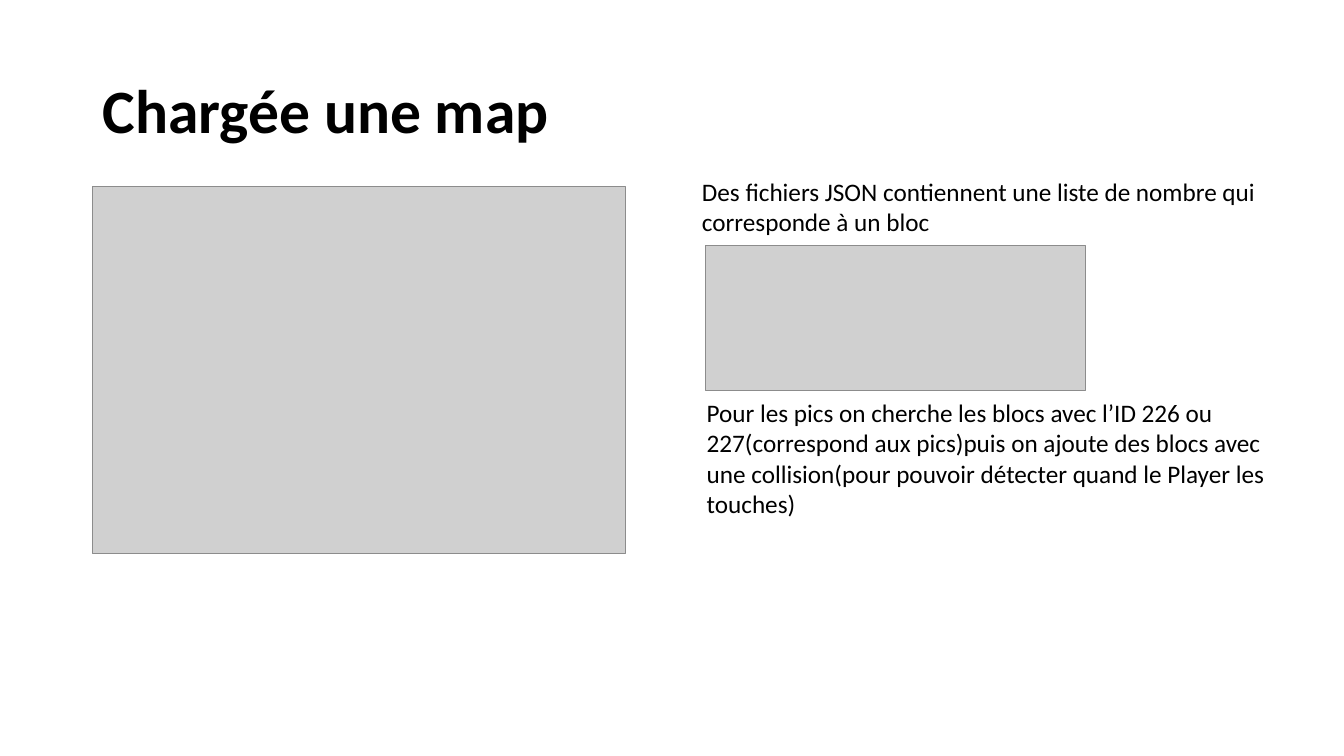
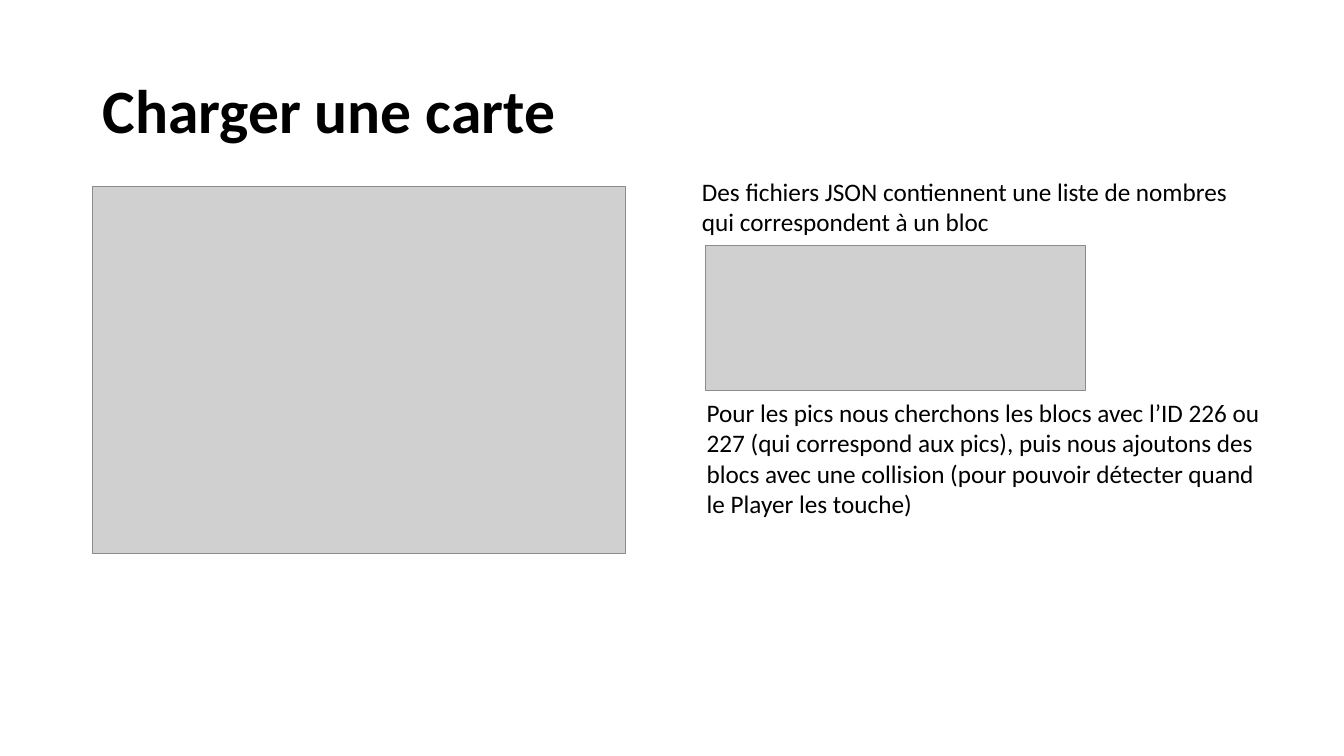
Before and after one commit to romain63110/NSI_project, a slide deck: slide 4 of Présentation/fonctionement.pptx. Drawn at 1344x756 pixels with LibreOffice and Linux fonts; fonts in the diff are those of the drawing; grey boxes stand for pictures. Boxes give left, top, right and bottom in pixels: in the first picture for what was removed or moved away, otherwise in the second. Text is boxed around its words. In the diff, an @@ line names an element or a change of style, - is before the commit and + after.

```diff
--- a/Présentation/fonctionement.pptx
+++ b/Présentation/fonctionement.pptx
@@ title at (102, 89, 555, 144): text changed @@
-Chargée une map
+Charger une carte
@@ text at (702, 183, 1227, 235): text changed @@
-Des fichiers JSON contiennent une liste de nombre qui corresponde à un bloc
+Des fichiers JSON contiennent une liste de nombres qui correspondent à un bloc
@@ text at (707, 404, 1260, 517): text changed @@
-Pour les pics on cherche les blocs avec l’ID 226 ou 227(correspond aux pics)puis on ajoute des blocs avec une collision(pour pouvoir détecter quand le Player les touches)
+Pour les pics nous cherchons les blocs avec l’ID 226 ou 227 (qui correspond aux pics), puis nous ajoutons des blocs avec une collision (pour pouvoir détecter quand le Player les touche)
```
Also in this commit, not shown: 3 other slides changed.
